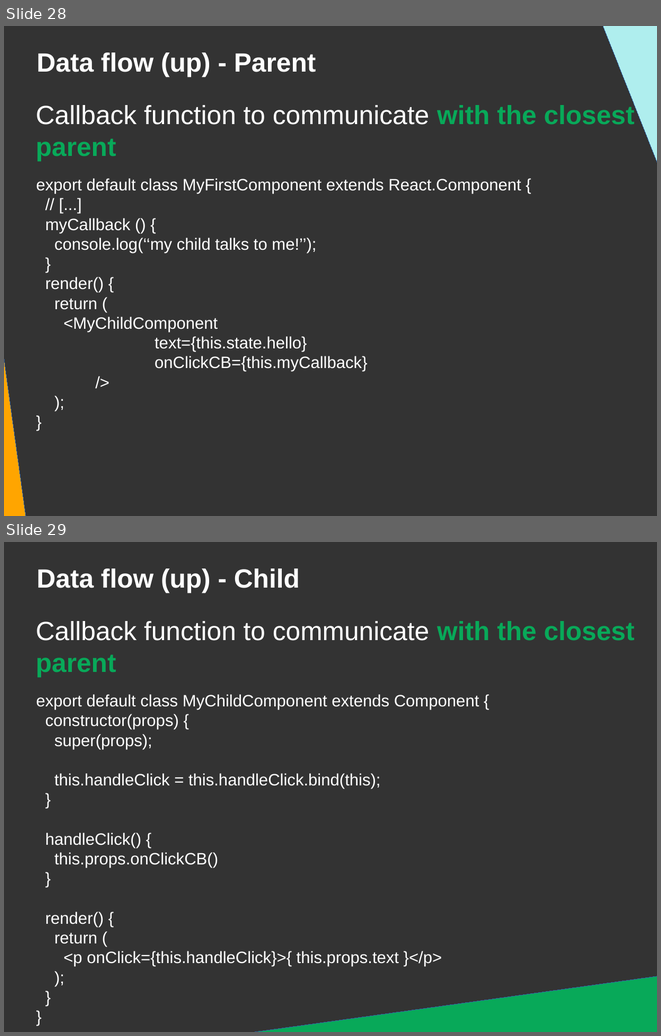
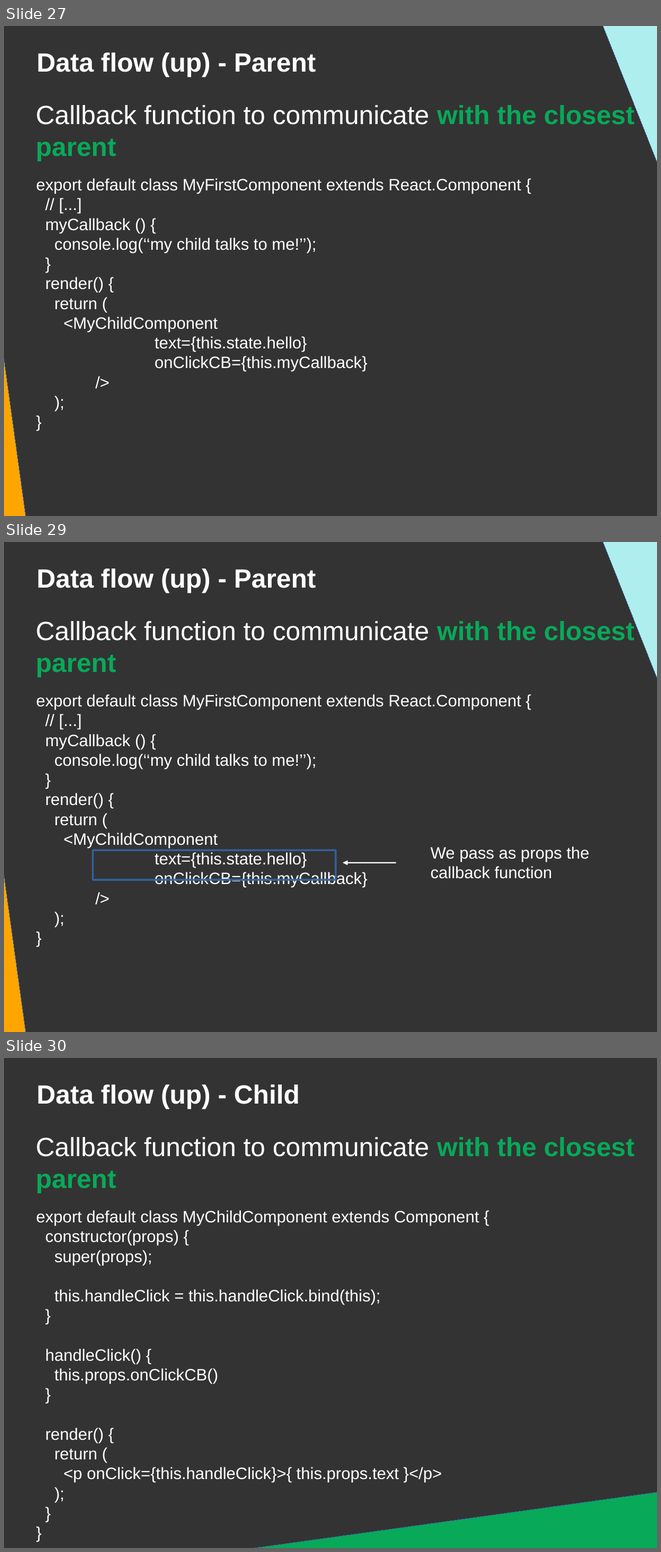
Before and after one commit to DanYellow/presentations, a slide deck: react-redux-101/presentation.odp. Shown one above the other, each under a label of ours: slides 28 and 29 before the commit, slides 27, 29 and 30 after it; the slides between them are not shown. The pictures are 661x1036 and 661x1552 pixels, drawn with LibreOffice and Linux fonts; fonts in the diff are those of the drawing. Boxes give left, top, right and bottom in pixels: in the first picture for what was removed or moved away, otherwise in the second. Text is boxed around its words. In the diff, an @@ line names an element or a change of style, - is before the commit and + after.

```diff
--- a/react-redux-101/presentation.odp
+++ b/react-redux-101/presentation.odp
@@ slide 29 added at [4,542,657,1032], background #333333 @@
@@ right triangle added at [597,542,657,778], fill #AFEEEE, outline #3465A4 0 pt @@
@@ right triangle added at [620,542,657,778], fill #FFDAB9, outline #3465A4 0 pt @@
@@ title added at [37,568,316,593], 32 pt, text #FFFFFF, bold @@
+Data flow (up) - Parent
@@ right triangle added at [4,618,28,1032], fill #FFA500, outline #3465A4 0 pt @@
@@ title added at [36,619,635,677], 32 pt, text #FFFFFF @@
+Callback function to communicate with the closest parent
@@ title added at [36,694,521,888], 20 pt, text #FFFFFF @@
+export default class MyFirstComponent extends React.Component {
+// [...]
+myCallback () {
+console.log(‘‘my child talks to me!’’);
+}
+render() {
+return (
+<MyChildComponent
+text={this.state.hello}
+onClickCB={this.myCallback}
+/>
+);
+}
@@ rectangle added at [93,850,336,880], outline #3465A4 2.3 pt @@
@@ text added at [431,846,589,879], 20 pt, text #FFFFFF @@
+We pass as props the callback function
@@ arrow added from (396, 863) to (343, 863), #FFFFFF 1.5 pt @@
@@ what was slide 28 is now slide 27 @@
@@ what was slide 29 is now slide 30 @@
```
Also in this commit, not shown: 2 slides changed, 2 other slides added, 1 slide removed.
